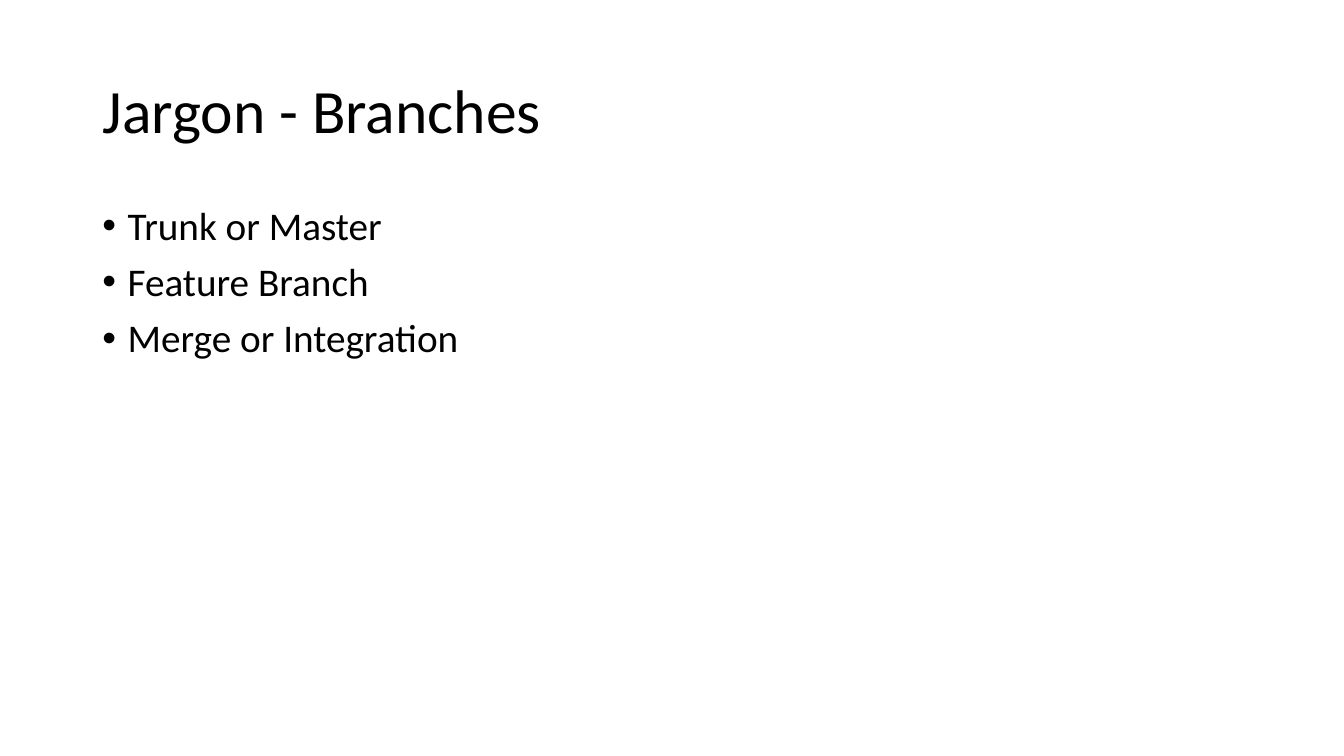
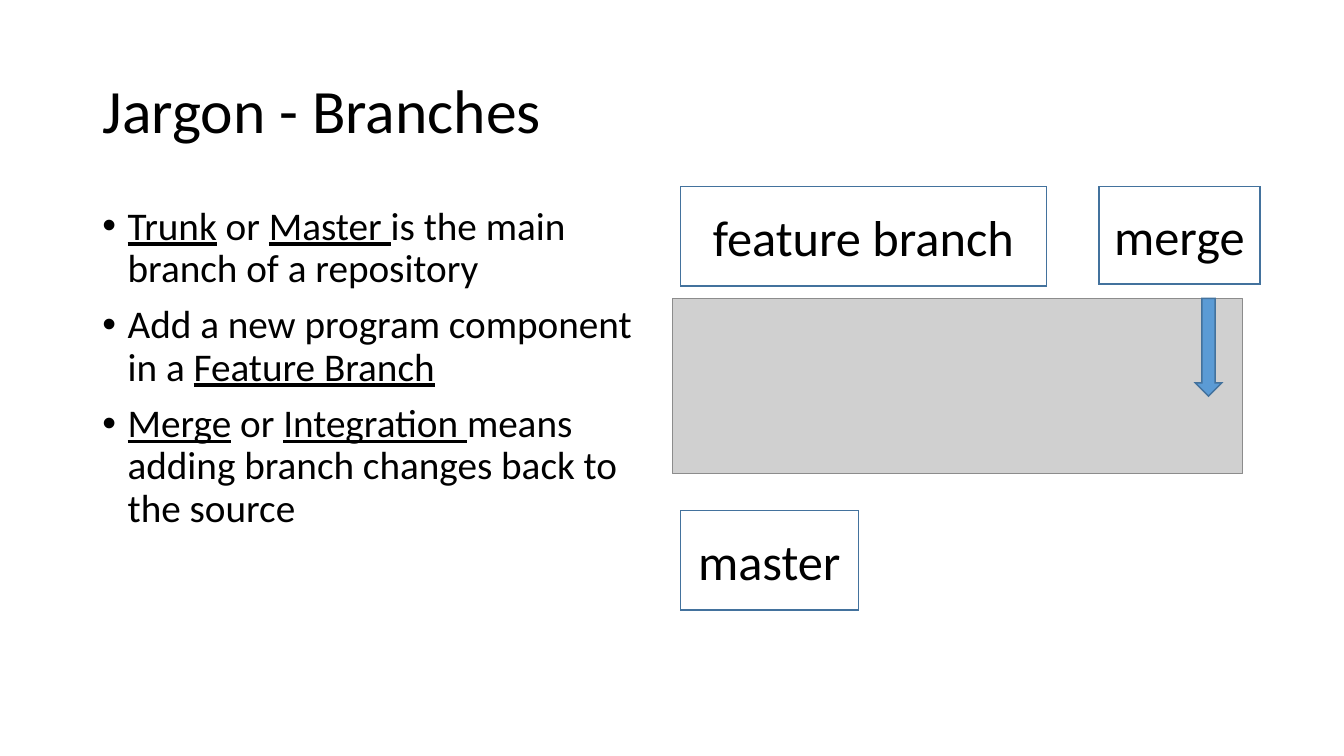
Before and after one commit to vegfetch/talk, a slide deck: slide 16 of cf_version_control_systems.pptx (slide 15 before the commit). Drawn at 1344x756 pixels with LibreOffice and Linux fonts; fonts in the diff are those of the drawing; grey boxes stand for pictures. Boxes give left, top, right and bottom in pixels: in the first picture for what was removed or moved away, otherwise in the second. Text is boxed around its words. In the diff, an @@ line names an element or a change of style, - is before the commit and + after.

```diff
--- a/cf_version_control_systems.pptx
+++ b/cf_version_control_systems.pptx
@@ rectangle added at box(681, 187, 1047, 286), fill #FFFFFF, outline #43739E 1 pt, 36 pt, text #000000 @@
+feature branch
@@ rectangle added at box(1099, 187, 1260, 284), fill #FFFFFF, outline #43739E 1 pt, 36 pt, text #000000 @@
+merge
@@ text at box(128, 212, 632, 523): text changed @@
-• Trunk or Master
-• Feature Branch
-• Merge or Integration
+• Trunk or Master is the main branch of a repository
+• Add a new program component in a Feature Branch
+• Merge or Integration means adding branch changes back to the source
@@ picture added at box(673, 298, 1243, 474) @@
@@ down arrow added at box(1196, 298, 1222, 396), fill #5B9BD5, outline #43739E 1 pt @@
@@ rectangle added at box(681, 510, 859, 610), fill #FFFFFF, outline #43739E 1 pt, 36 pt, text #000000 @@
+master
```
Also in this commit, not shown: 9 other slides changed, 5 slides added, 2 slides removed, 18 other files.
